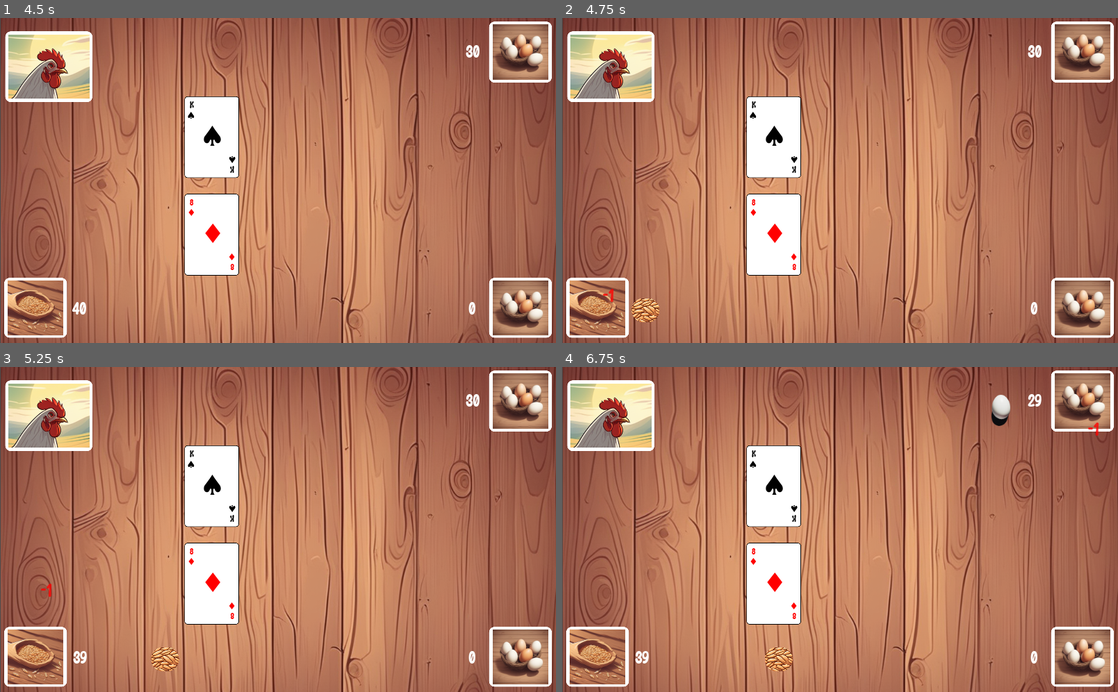
Above: before the commit, frames 1-4 (two rows, left to right).
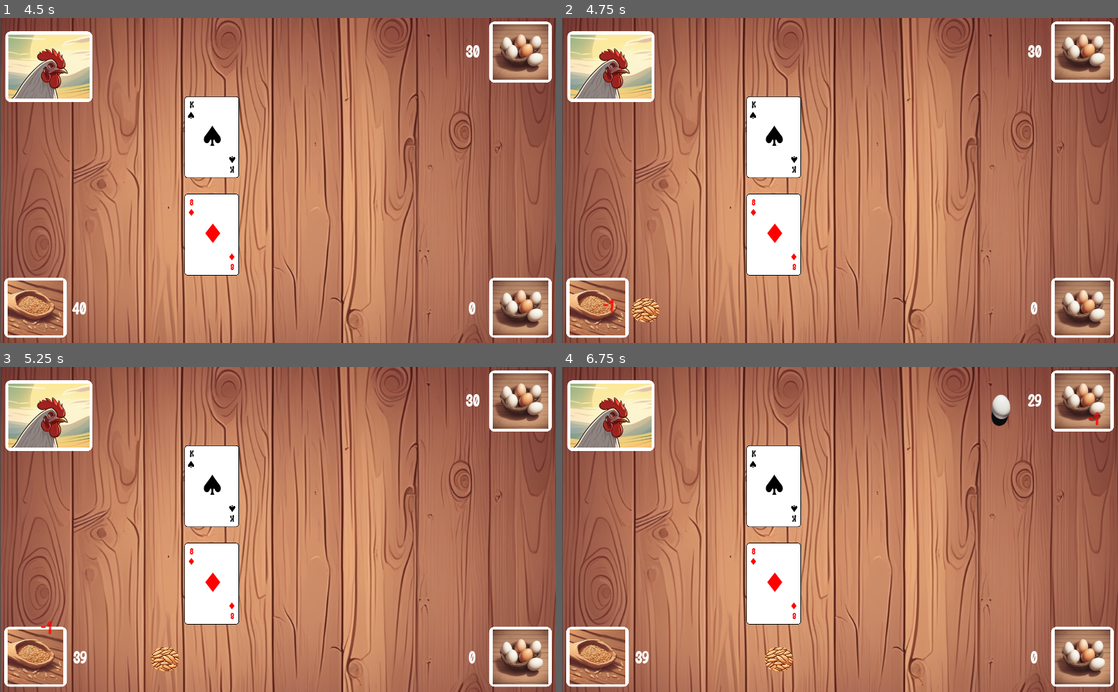
Above: after the commit, the same moments.

Repository: yakushev85/BlackJackWithChicken
Game: Godot game, scene res://StartScreen.tscn
Two runs of this game, one before a commit and one after it. Both use one fixed random seed, a clock stepped at 60 frames per second and the inputs below.
Inputs:
- Up to frame 1 (4.5 s): click "START" at 0.5 s; tap Enter at 2 s; tap Space at 4.25 s
- Up to frame 2 (4.75 s): no input
- Up to frame 3 (5.25 s): no input
- Up to frame 4 (6.75 s): tap Enter at 6.5 s

Frame 1 is identical in both runs. In frame 2, less than 0.1% of the frame differs, in the area x 7-10%, y 83-91%; in frame 3, less than 0.1%, in the area x 7-10%, y 66-83%; in frame 4, less than 0.1%.

Commit message:
increase duration for MessaheHint

Diff:
--- a/app/Items/MessageHint.gd
+++ b/app/Items/MessageHint.gd
@@ -51,7 +51,7 @@
 		new_position.y = new_position.y - y_anim
 
 	$Tween.interpolate_property(a_label, "rect_position",
-		a_label.rect_position, new_position, 1,
+		a_label.rect_position, new_position, 2,
 		Tween.TRANS_LINEAR, Tween.EASE_IN_OUT)
 	$Tween.start()
 
